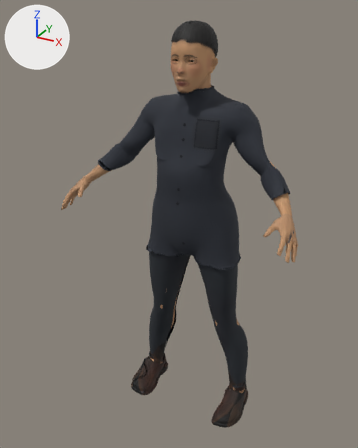
Renders of the glTF model studio/public/assets/characters/char.male-muda-jaket/char.male-muda-jaket.glb from each side of a commit.
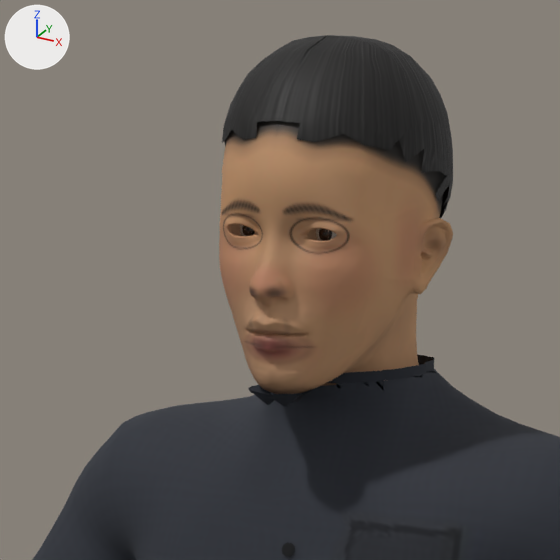
Old and new are each drawn whole from a camera (50 mm lens) standing at (0.85, -1.709, 1.693) and looking at (-0.04, -0.091, 0.884) and again close up on the part from 35% to 67% of the width and 3% to 28% of the height. Arrows for +X, +Y and +Z are at upper left; the lights stay in place. The older version's two pictures come first. Vertices at exactly the same position are counted once.

The older version as bpy lines, for what is in view:
```python
me_char_male_muda_jaket = bpy.data.meshes.new('char.male-muda-jaket')
me_char_male_muda_jaket.from_pydata(...)  # 21771 vertices, 41844 faces; spans x -0.49..0.49, y -0.32..0.12, z -0.01..1.65
me_char_male_muda_jaket.materials.append(mat_skin)
me_char_male_muda_jaket.materials.append(mat_cloth_shirt_long)
me_char_male_muda_jaket.materials.append(mat_cloth_shirt_long_trim)
me_char_male_muda_jaket.materials.append(mat_cloth_shirt_long_buttons)
me_char_male_muda_jaket.materials.append(mat_cloth_pants)
me_char_male_muda_jaket.materials.append(mat_cloth_pants_trim)
me_char_male_muda_jaket.materials.append(mat_cloth_shoes01)
me_char_male_muda_jaket.materials.append(mat_sclera_l)
me_char_male_muda_jaket.materials.append(mat_iris_l)
me_char_male_muda_jaket.materials.append(mat_sclera_r)
me_char_male_muda_jaket.materials.append(mat_iris_r)
me_char_male_muda_jaket.materials.append(mat_hair)
ob_char_male_muda_jaket_mesh = bpy.data.objects.new('char.male-muda-jaket-mesh', me_char_male_muda_jaket)
ob_char_male_muda_jaket_mesh.location = (0.0, 0.0, 0.0)
```
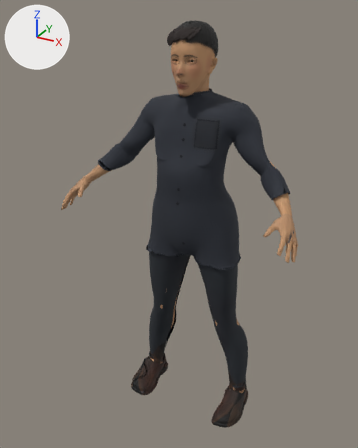
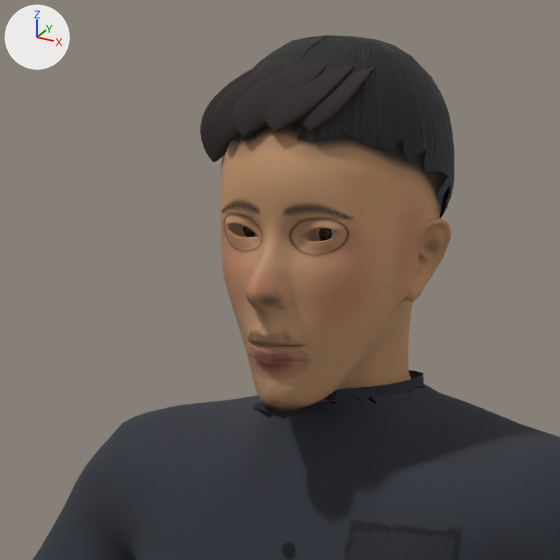
Where the change shows, as pixel boxes (x1, y1, x2, y2) in the close-ups (560 x 560 px; the box of a moved part takes in the faces that stretch with it):
part 1 of me_char_male_muda_jaket, added
    after: (233, 63, 327, 137)
part 2 of me_char_male_muda_jaket, moved or reshaped
    before: (219, 78, 477, 438)
    after: (200, 61, 476, 438)

The change, as a list of edits to the scene's bpy script:
```text
Add img_tex36:
    img_tex36 = load_image('tex36', '_unpacked/tex36', 128, 128, 'sRGB')
Add img_tex38:
    img_tex38 = load_image('tex38', '_unpacked/tex38', 128, 128, 'Non-Color')
Add img_tex37:
    img_tex37 = load_image('tex37', '_unpacked/tex37', 128, 128, 'Non-Color')
Add mat_locks:
    mat_locks = bpy.data.materials.new('locks')
    # uses the picture img_tex36
    # uses the picture img_tex37
    # uses the picture img_tex38
Change me_char_male_muda_jaket:
    used by ob_char_male_muda_jaket_mesh; location = (0.0, 0.0, 0.0)
    remove me_char_male_muda_jaket.from_pydata(...)  # 21771 vertices, 41844 faces; spans x -0.49..0.49, y -0.32..0.12, z -0.01..1.65
    add me_char_male_muda_jaket.from_pydata(...)  # 22971 vertices, 44084 faces; spans x -0.49..0.49, y -0.32..0.12, z -0.01..1.65
    me_char_male_muda_jaket part 1: a new loose piece of 240 vertices spanning x -0.03..0.02, y -0.15..-0.1, z 1.58..1.63, in mat_locks
    me_char_male_muda_jaket part 2: 1214 vertices moved from x -0.08..0.08, y -0.17..0.04, z 1.39..1.61 to x -0.08..0.08, y -0.18..0.04, z 1.39..1.61; 611 vertices removed from x -0.09..0.09, y -0.16..0.04, z 1.4..1.56; 1571 vertices added at x -0.08..0.08, y -0.18..0.04, z 1.38..1.63
    add me_char_male_muda_jaket.materials.append(mat_locks)
```
